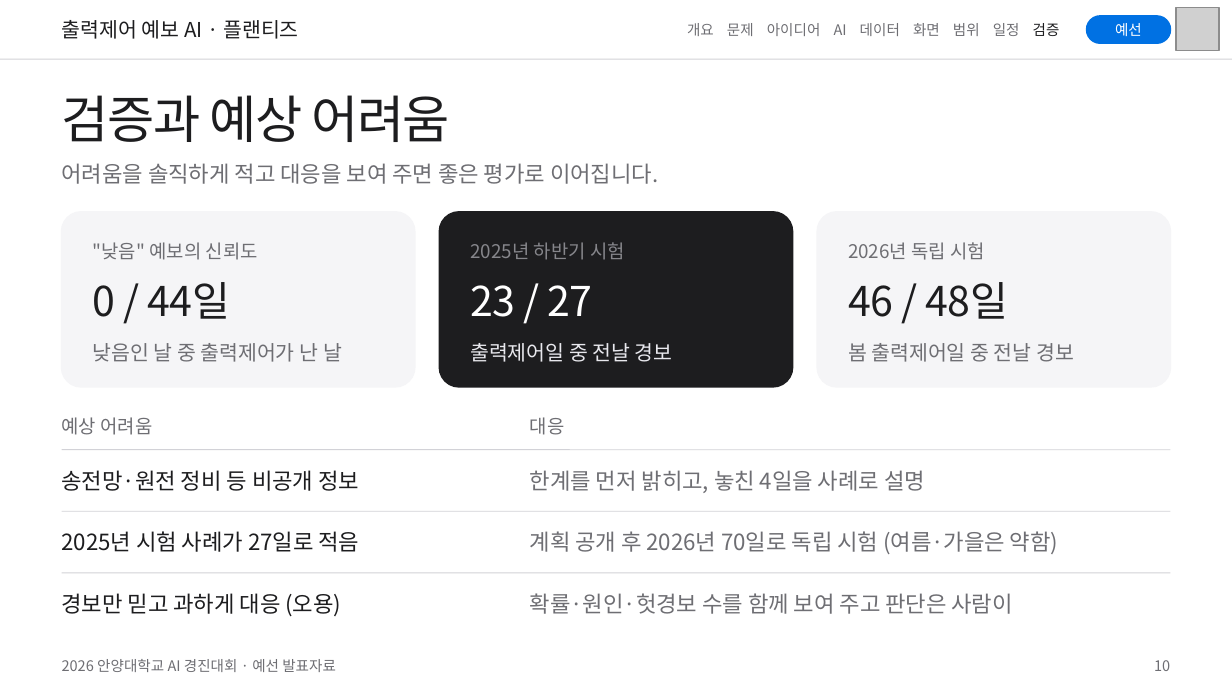
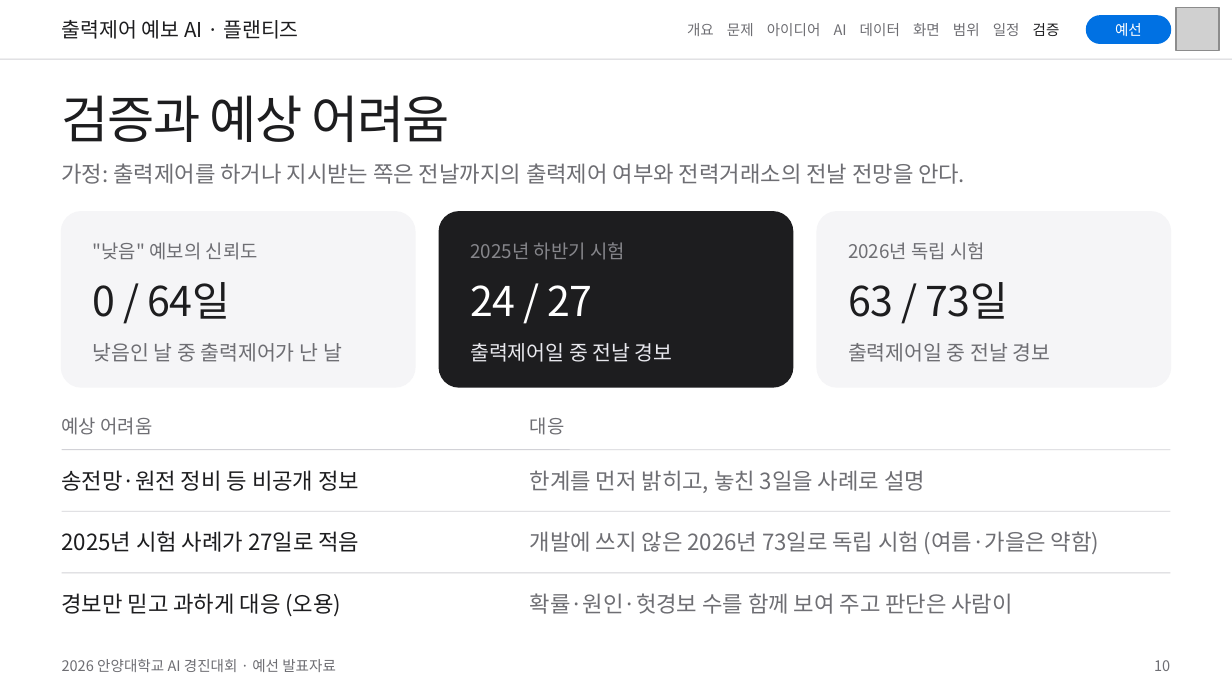
Before and after one commit to eorua/planties, a slide deck: slide 10 of docs/slides/예선발표_초안.pptx. Drawn at 1232x693 pixels with LibreOffice and Linux fonts; fonts in the diff are those of the drawing; grey boxes stand for pictures. Boxes give left, top, right and bottom in pixels: in the first picture for what was removed or moved away, otherwise in the second. Text is boxed around its words. In the diff, an @@ line names an element or a change of style, - is before the commit and + after.

```diff
--- a/docs/slides/예선발표_초안.pptx
+++ b/docs/slides/예선발표_초안.pptx
@@ text at (x1=62, y1=163, x2=965, y2=184): text changed @@
-어려움을 솔직하게 적고 대응을 보여 주면 좋은 평가로 이어집니다.
+가정: 출력제어를 하거나 지시받는 쪽은 전날까지의 출력제어 여부와 전력거래소의 전날 전망을 안다.
@@ text at (x1=92, y1=282, x2=231, y2=319): text changed @@
-0 / 44일
+0 / 64일
@@ text at (x1=470, y1=285, x2=593, y2=316): text changed @@
-23 / 27
+24 / 27
@@ text at (x1=848, y1=282, x2=1051, y2=362): text changed @@
-46 / 48일
-봄 출력제어일 중 전날 경보
+63 / 73일
+출력제어일 중 전날 경보
@@ text at (x1=530, y1=470, x2=925, y2=493): text changed @@
-한계를 먼저 밝히고, 놓친 4일을 사례로 설명
+한계를 먼저 밝히고, 놓친 3일을 사례로 설명
@@ text at (x1=530, y1=531, x2=1099, y2=554): text changed @@
-계획 공개 후 2026년 70일로 독립 시험 (여름·가을은 약함)
+개발에 쓰지 않은 2026년 73일로 독립 시험 (여름·가을은 약함)
```
Also in this commit, not shown: 5 other slides changed.
